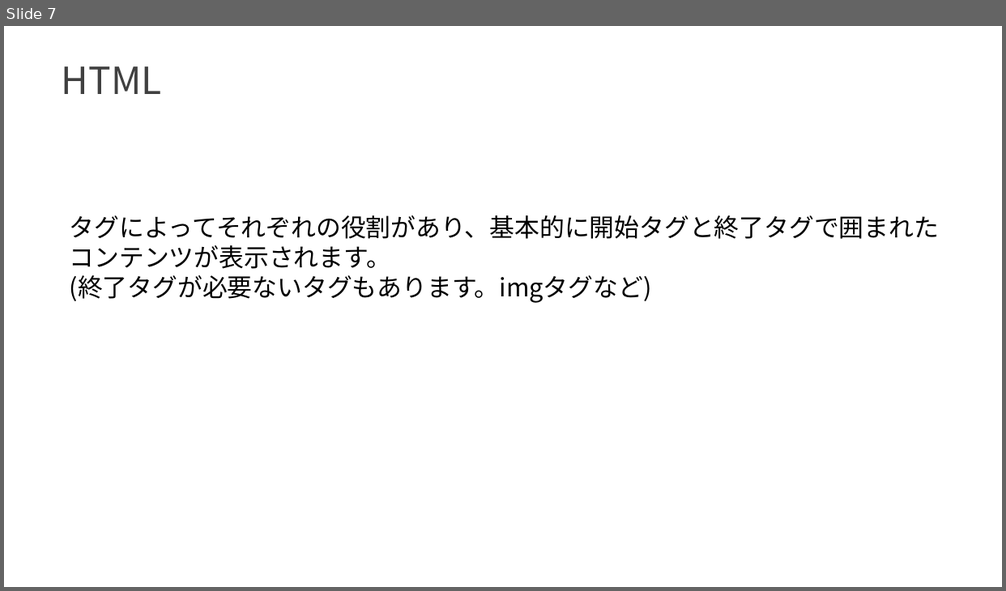
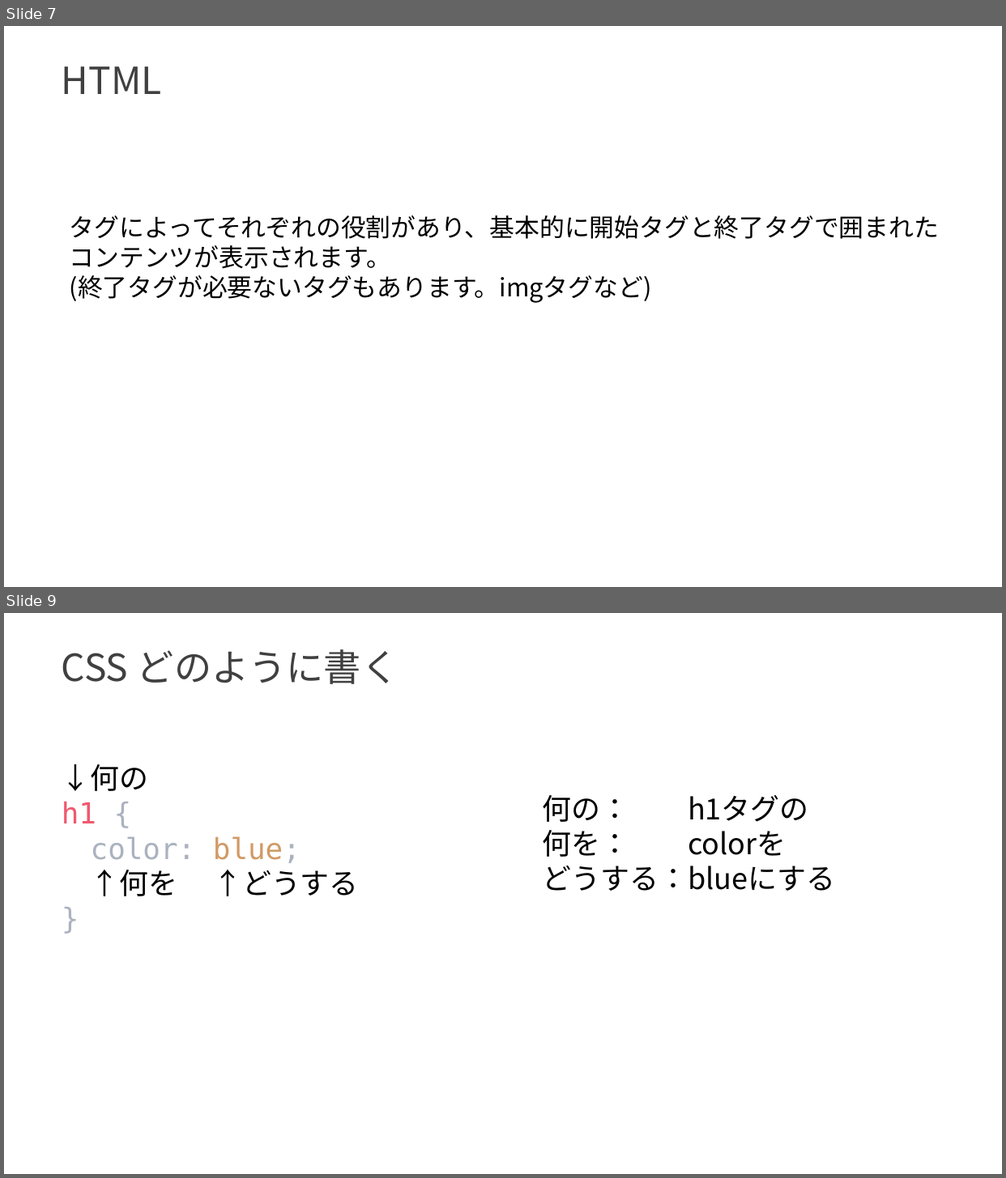
Before and after one commit to Izu-TABI/Hackathon, a slide deck: presentation/Web入門_第二回.pptx. Shown one above the other, each under a label of ours: slide 7 before the commit, slides 7 and 9 after it; the slides between them are not shown. The pictures are 1006x591 and 1006x1178 pixels, drawn with LibreOffice and Linux fonts; fonts in the diff are those of the drawing. Boxes give left, top, right and bottom in pixels: in the first picture for what was removed or moved away, otherwise in the second. Text is boxed around its words. In the diff, an @@ line names an element or a change of style, - is before the commit and + after.

```diff
--- a/presentation/Web入門_第二回.pptx
+++ b/presentation/Web入門_第二回.pptx
@@ slide 9 added at [4,613,1002,1174], background #FFFFFF @@
@@ text added at [62,649,398,684], 36 pt, text #404040 @@
+CSS どのように書く
@@ text added at [62,764,358,897], 28 pt, text #000000 @@
+↓何の
+h1 {
+color: blue;
+↑何を ↑どうする
+}
@@ text added at [543,795,835,891], 28 pt, text #000000 @@
+何の： h1タグの
+何を： colorを
+どうする：blueにする
```
Also in this commit, not shown: 3 slides changed, 4 other slides added, 1 other file.
